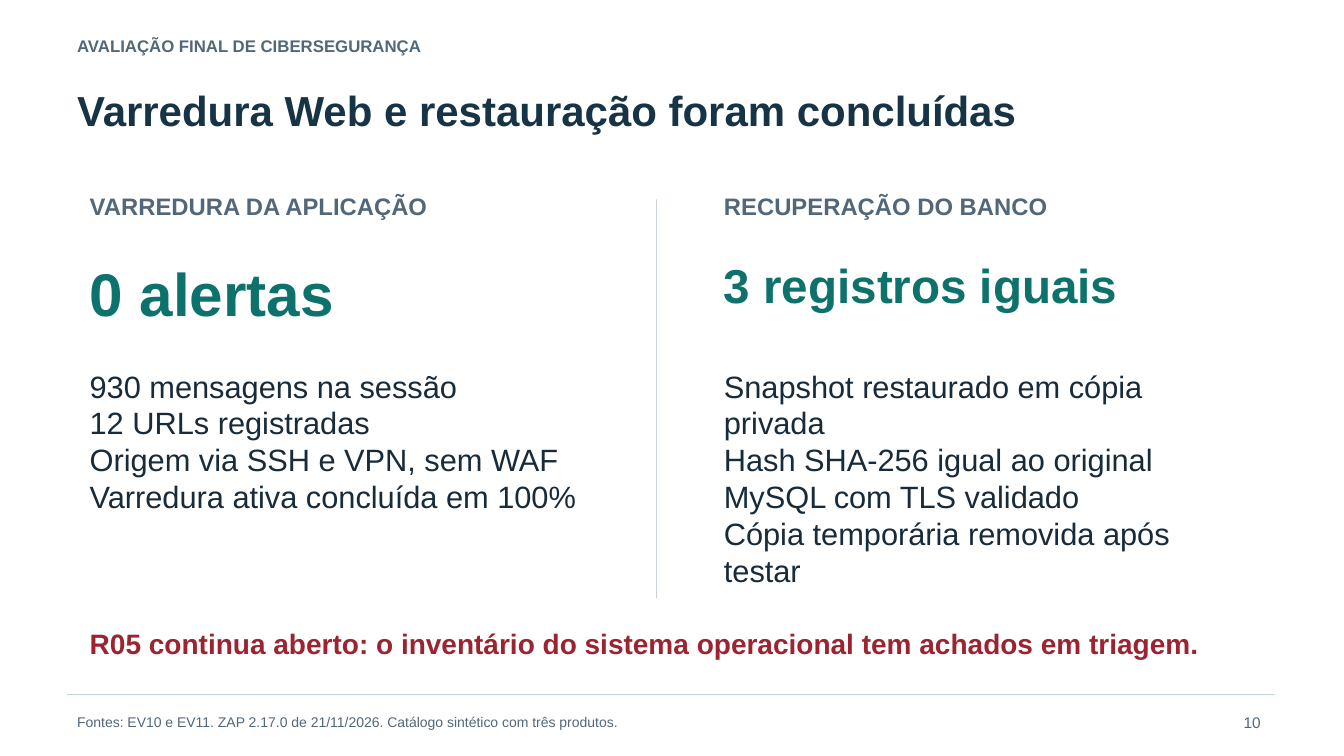
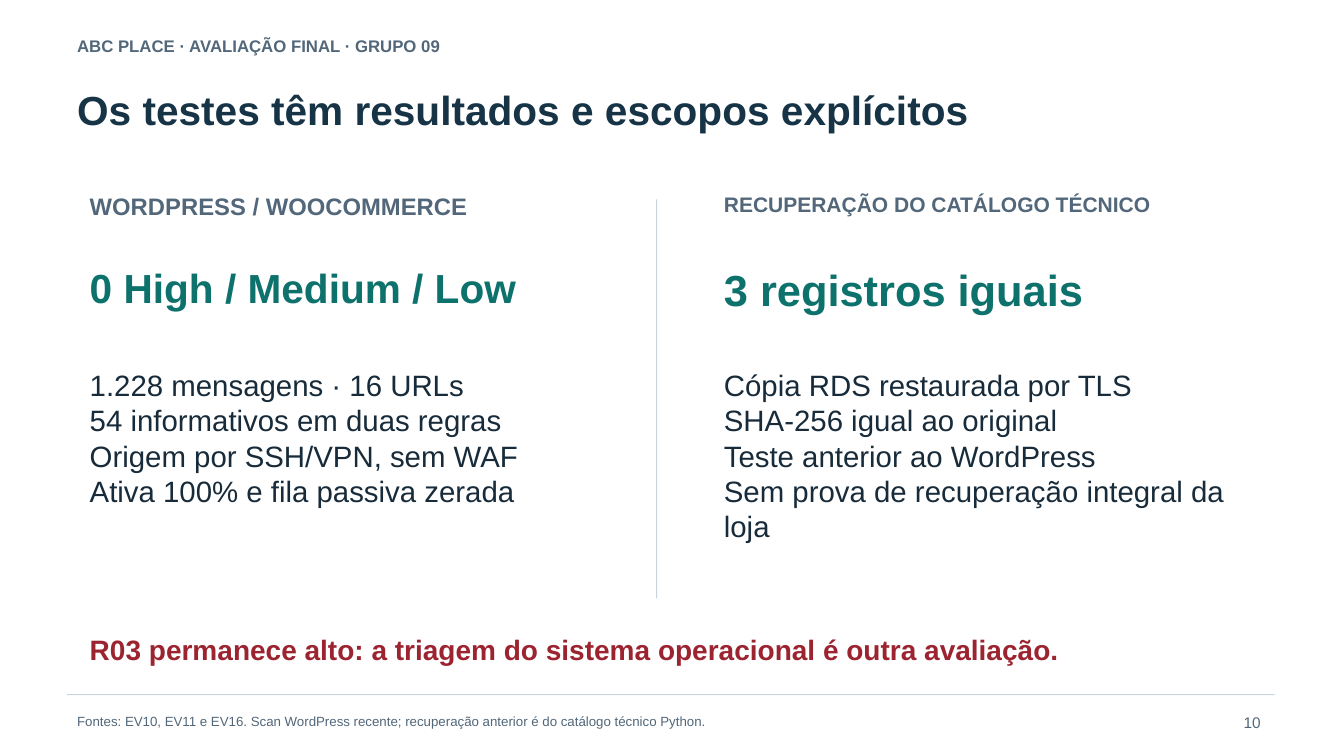
Before and after one commit to vitorkenzo299/CyberSec-ProvaFinal-26.2, a slide deck: slide 10 of entrega/Apresentacao_Executiva.pptx. Drawn at 1344x756 pixels with LibreOffice and Linux fonts; fonts in the diff are those of the drawing. Boxes give left, top, right and bottom in pixels: in the first picture for what was removed or moved away, otherwise in the second. Text is boxed around its words. In the diff, an @@ line names an element or a change of style, - is before the commit and + after.

Commit message:
Alinha avaliacao a ABC Place aos roteiros anteriores e ao Grupo 09

```diff
--- a/entrega/Apresentacao_Executiva.pptx
+++ b/entrega/Apresentacao_Executiva.pptx
@@ text at (x1=77, y1=38, x2=440, y2=56): text changed @@
-AVALIAÇÃO FINAL DE CIBERSEGURANÇA
+ABC PLACE · AVALIAÇÃO FINAL · GRUPO 09
@@ text at (x1=77, y1=94, x2=968, y2=133): text changed; size 30 to 29 pt @@
-Varredura Web e restauração foram concluídas
+Os testes têm resultados e escopos explícitos
@@ text at (x1=90, y1=198, x2=467, y2=215): text changed @@
-VARREDURA DA APLICAÇÃO
+WORDPRESS / WOOCOMMERCE
@@ text at (x1=724, y1=196, x2=1150, y2=217): text changed; size 17 to 15 pt @@
-RECUPERAÇÃO DO BANCO
+RECUPERAÇÃO DO CATÁLOGO TÉCNICO
@@ text "3 registros iguais" at (x1=724, y1=274, x2=1083, y2=314): size 34 to 31 pt @@
@@ text at (x1=90, y1=273, x2=516, y2=311): text changed; size 43 to 29 pt @@
-0 alertas
+0 High / Medium / Low
@@ text at (x1=90, y1=375, x2=518, y2=508): text changed; size 22 to 21 pt @@
-930 mensagens na sessão
-12 URLs registradas
-Origem via SSH e VPN, sem WAF
-Varredura ativa concluída em 100%
+1.228 mensagens · 16 URLs
+54 informativos em duas regras
+Origem por SSH/VPN, sem WAF
+Ativa 100% e fila passiva zerada
@@ text at (x1=724, y1=374, x2=1224, y2=543): text changed; size 22 to 21 pt @@
-Snapshot restaurado em cópia privada
-Hash SHA-256 igual ao original
-MySQL com TLS validado
-Cópia temporária removida após testar
+Cópia RDS restaurada por TLS
+SHA-256 igual ao original
+Teste anterior ao WordPress
+Sem prova de recuperação integral da loja
@@ text at (x1=90, y1=639, x2=1058, y2=665): text changed @@
-R05 continua aberto: o inventário do sistema operacional tem achados em triagem.
+R03 permanece alto: a triagem do sistema operacional é outra avaliação.
@@ text at (x1=77, y1=716, x2=705, y2=729): text changed; size 10 to 9.5 pt @@
-Fontes: EV10 e EV11. ZAP 2.17.0 de 21/11/2026. Catálogo sintético com três produtos.
+Fontes: EV10, EV11 e EV16. Scan WordPress recente; recuperação anterior é do catálogo técnico Python.
```
Also in this commit, not shown: 7 other slides changed, 4 slides added, 4 slides removed, 59 other files.
